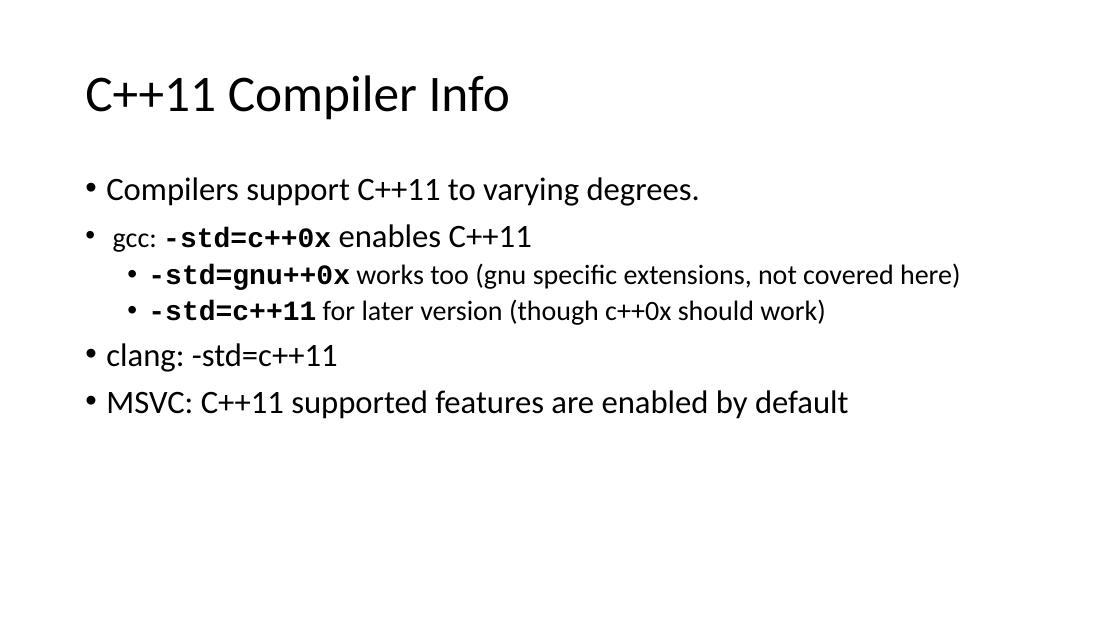
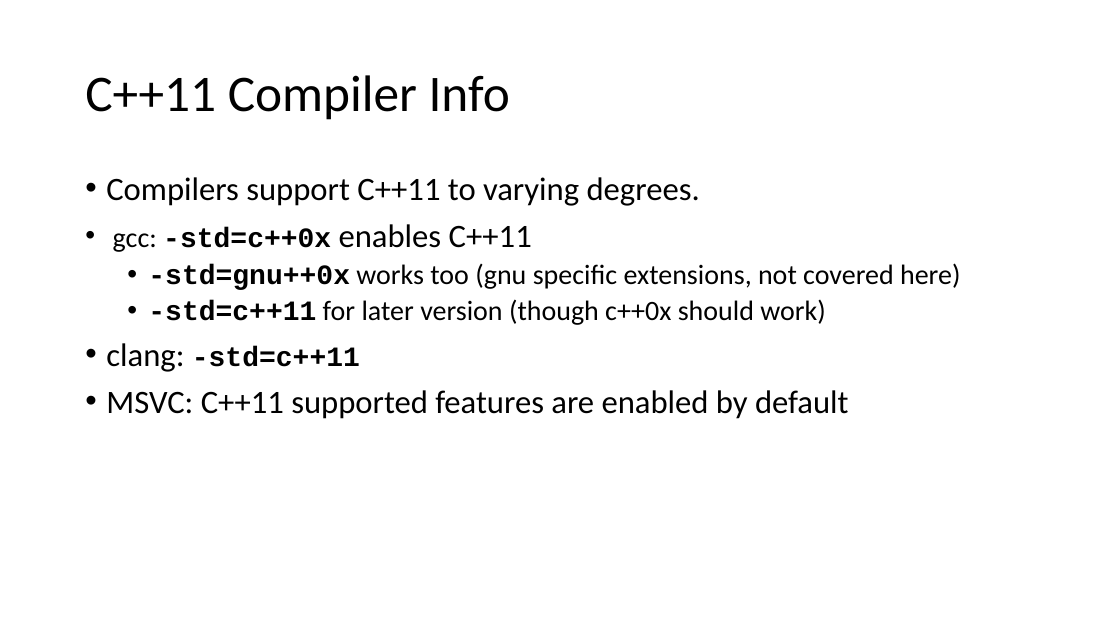
Before and after one commit to lissom/NYCCPP_MOVESEMANTICS, a slide deck: slide 2 of Cpp11-Move semantics.pptx. Drawn at 1120x630 pixels with LibreOffice and Linux fonts; fonts in the diff are those of the drawing. Boxes give left, top, right and bottom in pixels: in the first picture for what was removed or moved away, otherwise in the second. Text is boxed around its words. In the diff, an @@ line names an element or a change of style, - is before the commit and + after.

```diff
--- a/Cpp11-Move semantics.pptx
+++ b/Cpp11-Move semantics.pptx
@@ text at box(106, 343, 360, 372): size 28 to 24 pt, font Calibri to Courier New, bold on in "-std=c++11" @@
```
Also in this commit, not shown: 5 other slides changed.
